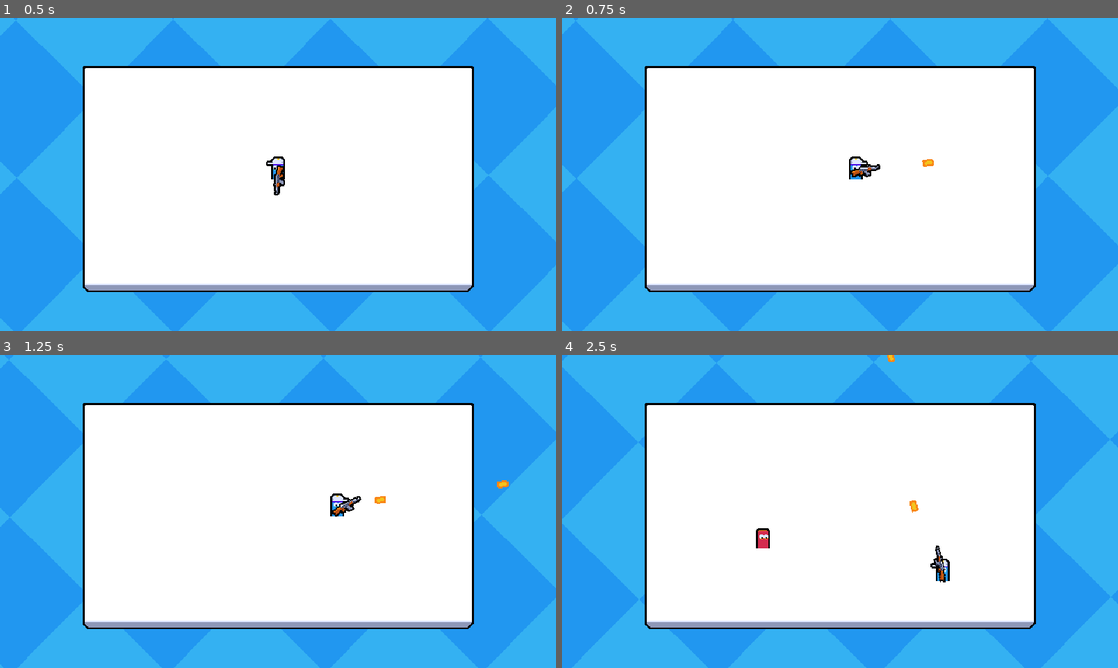
Above: before the commit, frames 1-4 (two rows, left to right).
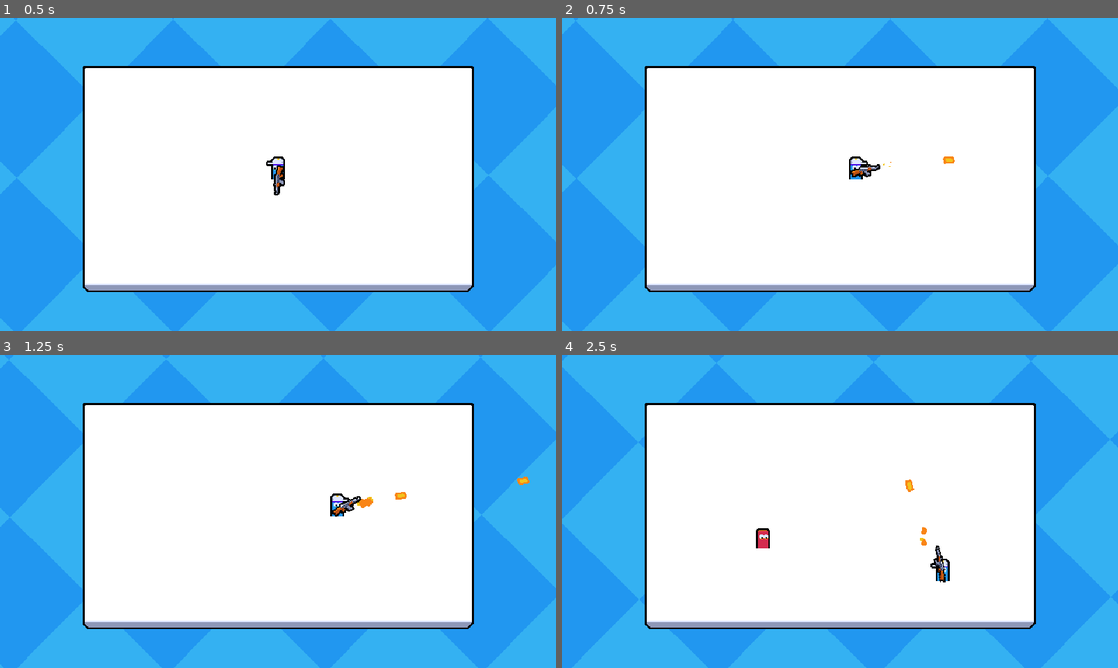
Above: after the commit, the same moments.

Repository: VictorPrazeres/2DMultiplayer
Game: Godot game, scene res://main.tscn
The game is run twice, just before and just after one commit, with the same random seed, the same clock (stepped at 60 frames per second) and the same inputs. This scene is started directly instead of the project's main scene.
Inputs (mouse positions are in pixels of both pictures, inside the frame that each line leads up to):
- Up to frame 1 (0.5 s): no input
- Up to frame 2 (0.75 s): move the mouse to (962, 158) at 0.52 s; press the mouse at (962, 158) at 0.53 s; hold D (move_right) from 0.53 s (still down)
- Up to frame 3 (1.25 s): keep holding D (move_right)
- Up to frame 4 (2.5 s): move the mouse to (728, 527) at 1.27 s; release D (move_right) at 1.28 s; release the mouse at (728, 527) at 1.28 s; hold S (move_down) 1.28-2.03 s; click (728, 527) at 1.35 s; move the mouse to (895, 442) at 2.02 s; press the mouse at (895, 442) at 2.03 s; hold D (move_right) from 2.03 s (still down)

Frame 1 is identical in both runs. In frame 2, less than 0.1% of the frame differs, in the area x 57-71%, y 44-48%; in frame 3, 0.2%, in the area x 64-96%, y 38-49%; in frame 4, 0.2%.

Commit message:
feat(weapon): spawn muzzle flash effects on weapon fire
Instantiate muzzle flash visual effects dynamically in the world
when weapons are fired, providing active shooting feedback.

Diff:
--- a/effect/muzzle_flash/muzzle_flash.tscn
+++ b/effect/muzzle_flash/muzzle_flash.tscn
@@ -41,6 +41,57 @@
 color_initial_ramp = SubResource("GradientTexture1D_f5t5p")
 anim_offset_max = 1.0
 
+[sub_resource type="Animation" id="Animation_b85ay"]
+resource_name = "default"
+step = 0.05
+tracks/0/type = "value"
+tracks/0/imported = false
+tracks/0/enabled = true
+tracks/0/path = NodePath(".:emitting")
+tracks/0/interp = 1
+tracks/0/loop_wrap = true
+tracks/0/keys = {
+"times": PackedFloat32Array(0),
+"transitions": PackedFloat32Array(1),
+"update": 1,
+"values": [true]
+}
+tracks/1/type = "method"
+tracks/1/imported = false
+tracks/1/enabled = true
+tracks/1/path = NodePath(".")
+tracks/1/interp = 1
+tracks/1/loop_wrap = true
+tracks/1/keys = {
+"times": PackedFloat32Array(1),
+"transitions": PackedFloat32Array(1),
+"values": [{
+"args": [],
+"method": &"queue_free"
+}]
+}
+
+[sub_resource type="Animation" id="Animation_f5t5p"]
+length = 0.001
+tracks/0/type = "value"
+tracks/0/imported = false
+tracks/0/enabled = true
+tracks/0/path = NodePath(".:emitting")
+tracks/0/interp = 1
+tracks/0/loop_wrap = true
+tracks/0/keys = {
+"times": PackedFloat32Array(0),
+"transitions": PackedFloat32Array(1),
+"update": 1,
+"values": [false]
+}
+
+[sub_resource type="AnimationLibrary" id="AnimationLibrary_f5t5p"]
+_data = {
+&"RESET": SubResource("Animation_f5t5p"),
+&"default": SubResource("Animation_b85ay")
+}
+
 [node name="MuzzleFlash" type="GPUParticles2D"]
 material = SubResource("CanvasItemMaterial_b85ay")
 emitting = false
@@ -52,3 +103,9 @@
 fixed_fps = 0
 interpolate = false
 process_material = SubResource("ParticleProcessMaterial_soehd")
+
+[node name="AnimationPlayer" type="AnimationPlayer" parent="."]
+libraries = {
+&"": SubResource("AnimationLibrary_f5t5p")
+}
+autoplay = "default"
--- a/entities/player/player.gd
+++ b/entities/player/player.gd
@@ -2,6 +2,7 @@
 
 var input_multiplayer_authority: int
 var bullet_scene: PackedScene = preload("uid://dp5836u66xfiw")
+var muzzle_flash_scene: PackedScene = preload("uid://bmaw6soihoeu7")
 
 @onready var player_input_synchronizer_component: PlayerInputSynchronizerComponent = $PlayerInputSynchronizerComponent
 @onready var weapon_root: Node2D = $Visuals/WeaponRoot
@@ -9,6 +10,7 @@
 @onready var health_component: HealthComponent = $HealthComponent
 @onready var visuals: Node2D = $Visuals
 @onready var animation_player: AnimationPlayer = $AnimationPlayer
+@onready var barrel_position: Marker2D = %BarrelPosition
 
 
 func _ready() -> void:
@@ -38,7 +40,7 @@
 		return
 
 	var bullet = bullet_scene.instantiate() as Bullet
-	bullet.global_position = weapon_root.global_position
+	bullet.global_position = barrel_position.global_position
 	bullet.start(player_input_synchronizer_component.aim_vector)
 	get_parent().add_child(bullet, true)
 	fire_rate_timer.start()
@@ -52,6 +54,11 @@
 		animation_player.stop()
 	animation_player.play("fire")
 
+	var muzzle_flash: Node2D = muzzle_flash_scene.instantiate()
+	muzzle_flash.global_position = barrel_position.global_position
+	muzzle_flash.rotation = barrel_position.global_rotation
+	get_parent().add_child(muzzle_flash)
+
 
 func _on_died():
 	print("player died")
--- a/entities/player/player.tscn
+++ b/entities/player/player.tscn
@@ -120,6 +120,10 @@
 centered = false
 offset = Vector2(-13, -6)
 
+[node name="BarrelPosition" type="Marker2D" parent="Visuals/WeaponRoot/WeaponAnimationRoot"]
+unique_name_in_owner = true
+position = Vector2(18, -1)
+
 [node name="Collision" type="CollisionShape2D" parent="."]
 visible = false
 position = Vector2(0, -10)
Not shown: 1 places in effect/muzzle_flash/muzzle_flash.tscn that only renumber resources
